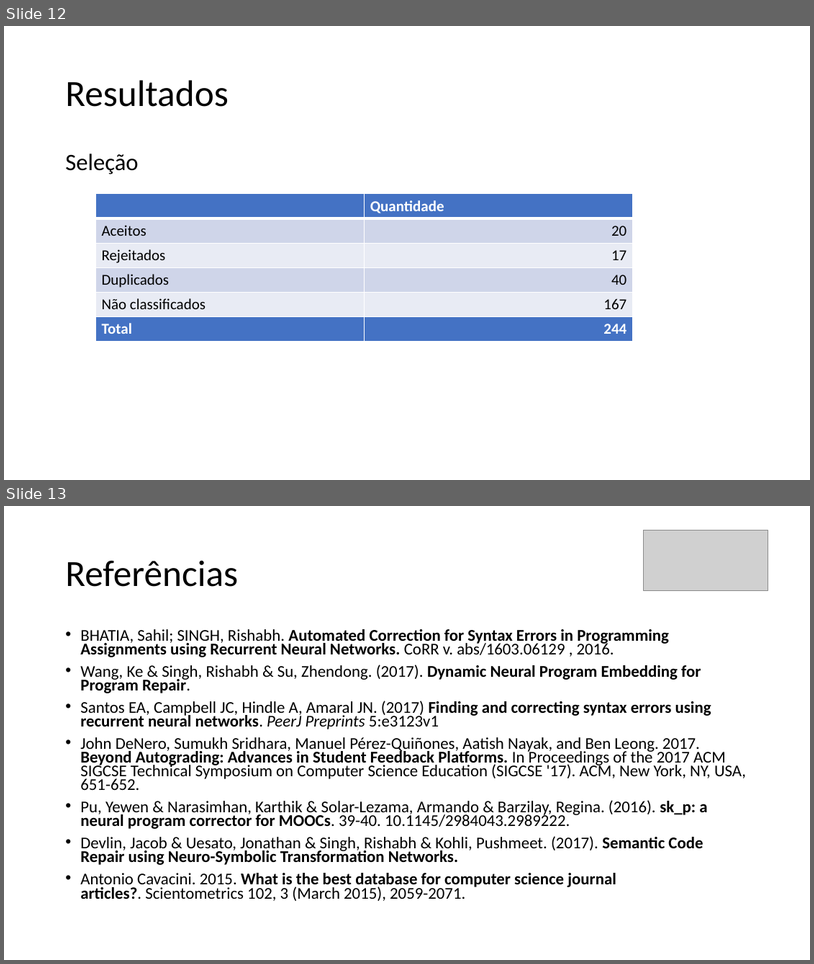
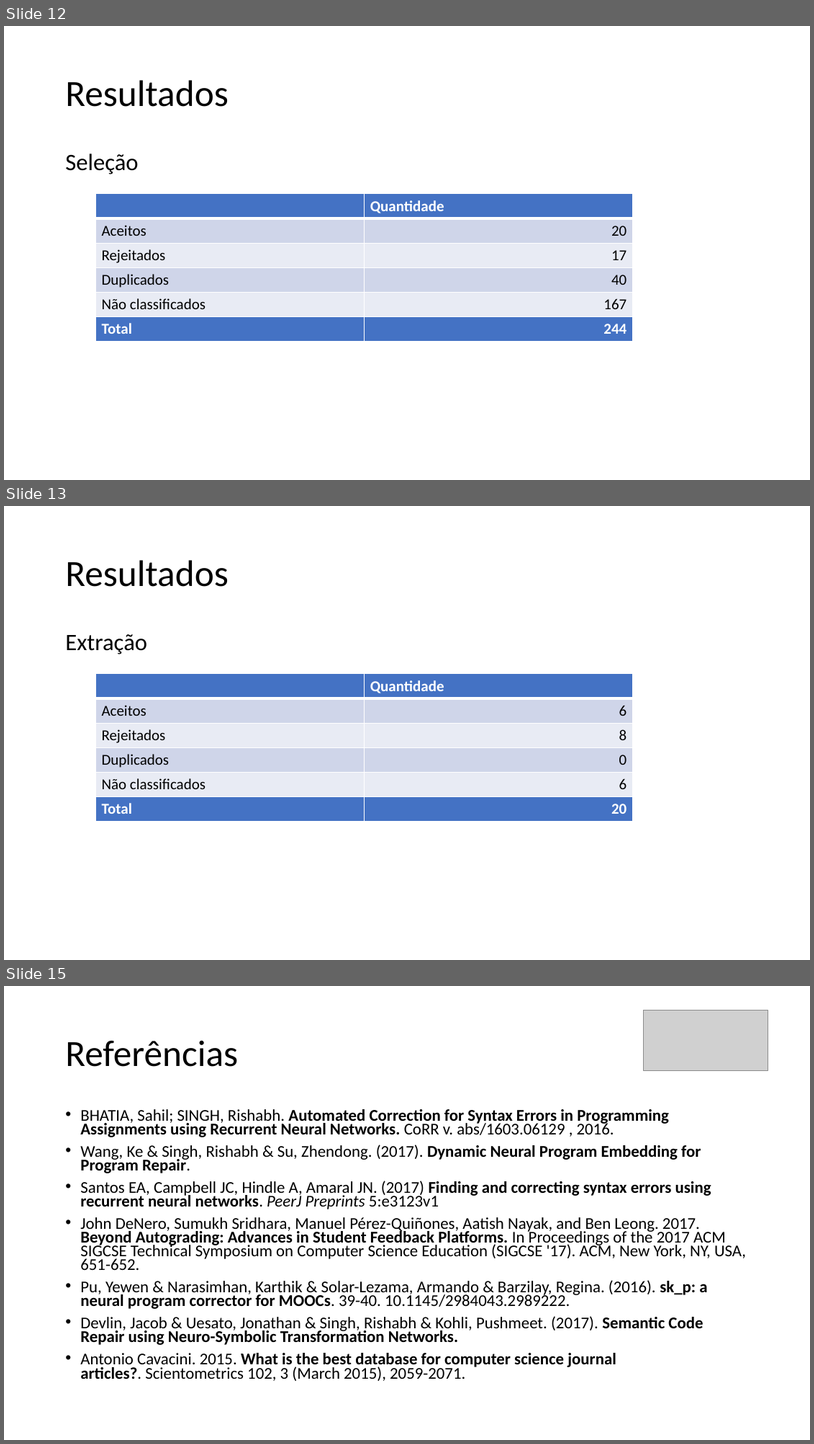
Before and after one commit to mrezende/mpq-discipline, a slide deck: exercise5/presentation/Apresentacao.pptx. Shown one above the other, each under a label of ours: slides 12 and 13 before the commit, slides 12, 13 and 15 after it; the slides between them are not shown. The pictures are 814x964 and 814x1444 pixels, drawn with LibreOffice and Linux fonts; fonts in the diff are those of the drawing; grey boxes stand for pictures. Boxes give left, top, right and bottom in pixels: in the first picture for what was removed or moved away, otherwise in the second. Text is boxed around its words. In the diff, an @@ line names an element or a change of style, - is before the commit and + after.

```diff
--- a/exercise5/presentation/Apresentacao.pptx
+++ b/exercise5/presentation/Apresentacao.pptx
@@ slide 13 added at [4, 506, 810, 960], background #FFFFFF @@
@@ title added at [65, 560, 229, 587], 44 pt, text #000000 @@
+Resultados
@@ text added at [65, 634, 147, 654], 28 pt, text #000000 @@
+Extração
@@ table added at [95, 674, 633, 821], 6 rows, 2 columns @@
+ | Quantidade
+Aceitos | 6
+Rejeitados | 8
+Duplicados | 0
+Não classificados | 6
+Total | 20
@@ what was slide 13 is now slide 15 @@
```
Also in this commit, not shown: 1 other slide added.
